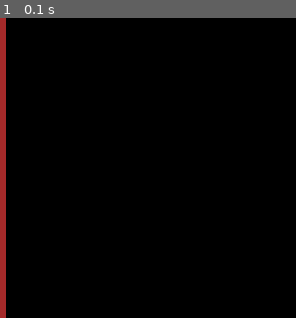
Above: before the commit, frame 1.
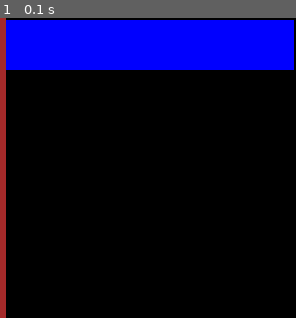
Above: after the commit, the same moment.

Repository: andrey-rakov/git_project
Game: pygame game, started from project_pygame_0.py
The game is run twice, just before and just after one commit, with the same random seed, the same clock (stepped at 60 frames per second) and the same inputs.
Inputs:
- Up to frame 1 (0.1 s): no input

The runs differ from the first frame. In frame 1, 16% of the frame differs, in the area x 2-100%, y 0-18%.

Commit message:
Добавлен синяя полоса флага

Diff:
--- a/project_pygame_0.py
+++ b/project_pygame_0.py
@@ -7,6 +7,7 @@
 screen = pygame.display.set_mode(size)
 
 pygame.draw.rect(screen, pygame.Color('brown'), (0, 0, 10, 300), 0)
+pygame.draw.rect(screen, pygame.Color('blue'), (10, 2, 288, 50), 0)
 
 while pygame.event.wait().type != pygame.QUIT:
     pygame.display.flip()
